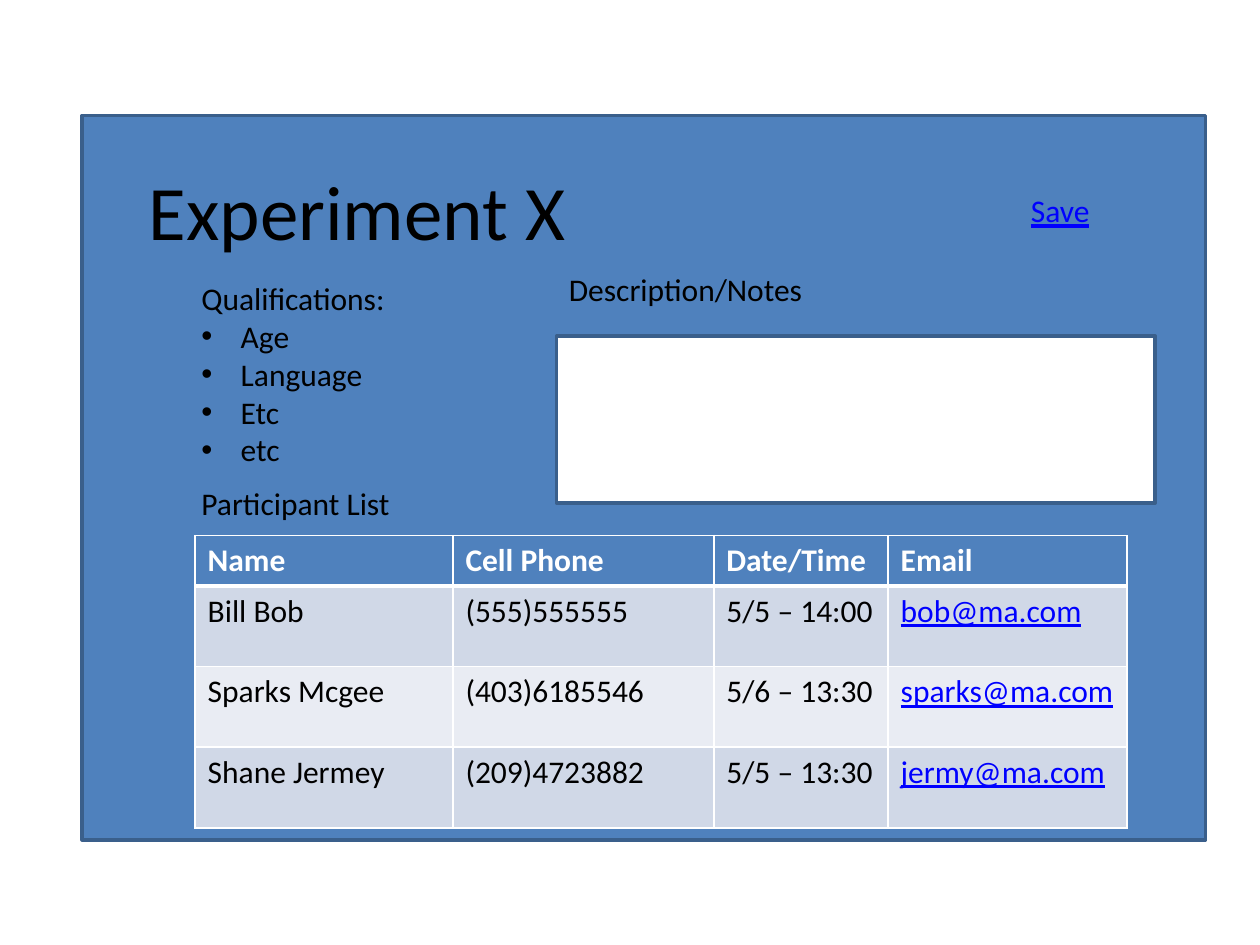
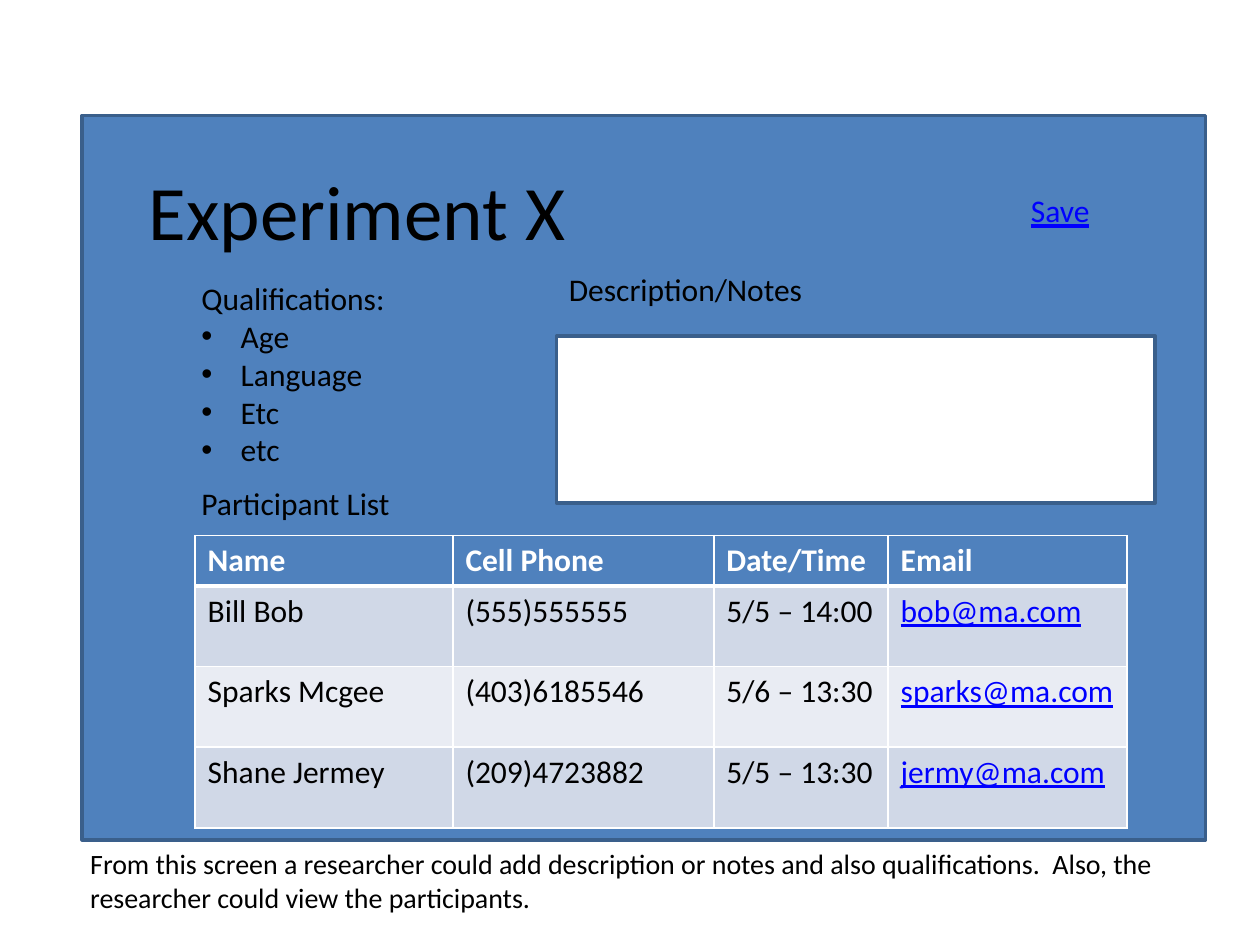
Before and after one commit to compuwizard123/participant-scheduling-system-docs, a slide deck: slide 6 of other/StoryBoardAllie.pptx. Drawn at 1260x945 pixels with LibreOffice and Linux fonts; fonts in the diff are those of the drawing. Boxes give left, top, right and bottom in pixels: in the first picture for what was removed or moved away, otherwise in the second. Text is boxed around its words. In the diff, an @@ line names an element or a change of style, - is before the commit and + after.

```diff
--- a/other/StoryBoardAllie.pptx
+++ b/other/StoryBoardAllie.pptx
@@ text added at [90, 854, 1151, 913], 16 pt, text #000000 @@
+From this screen a researcher could add description or notes and also qualifications. Also, the researcher could view the participants.
```
Also in this commit, not shown: 7 other slides changed, 9 other files.
